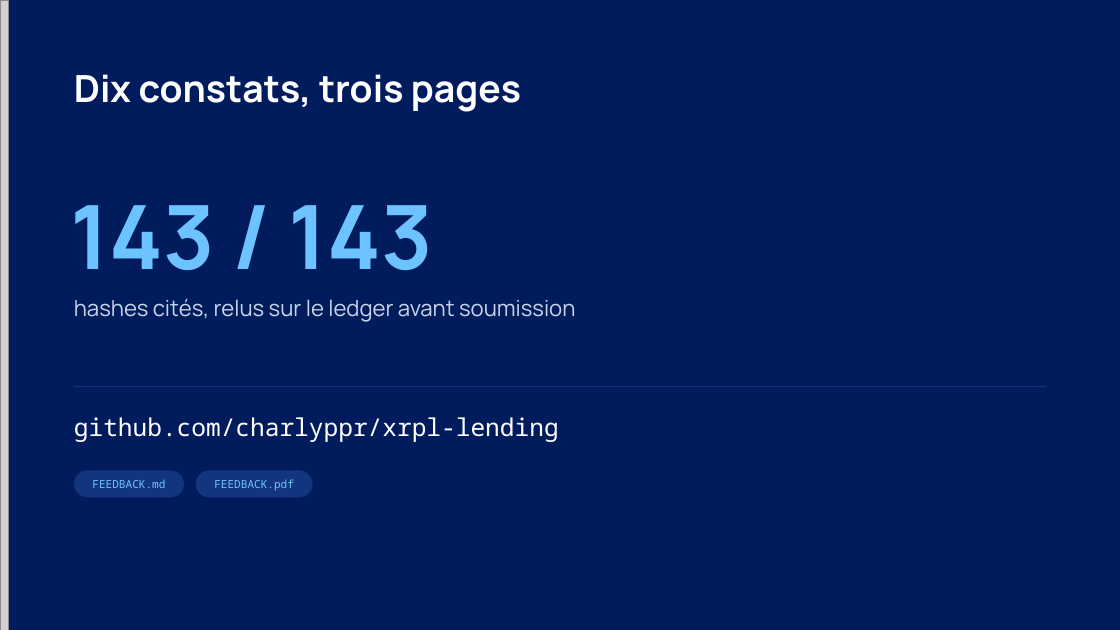
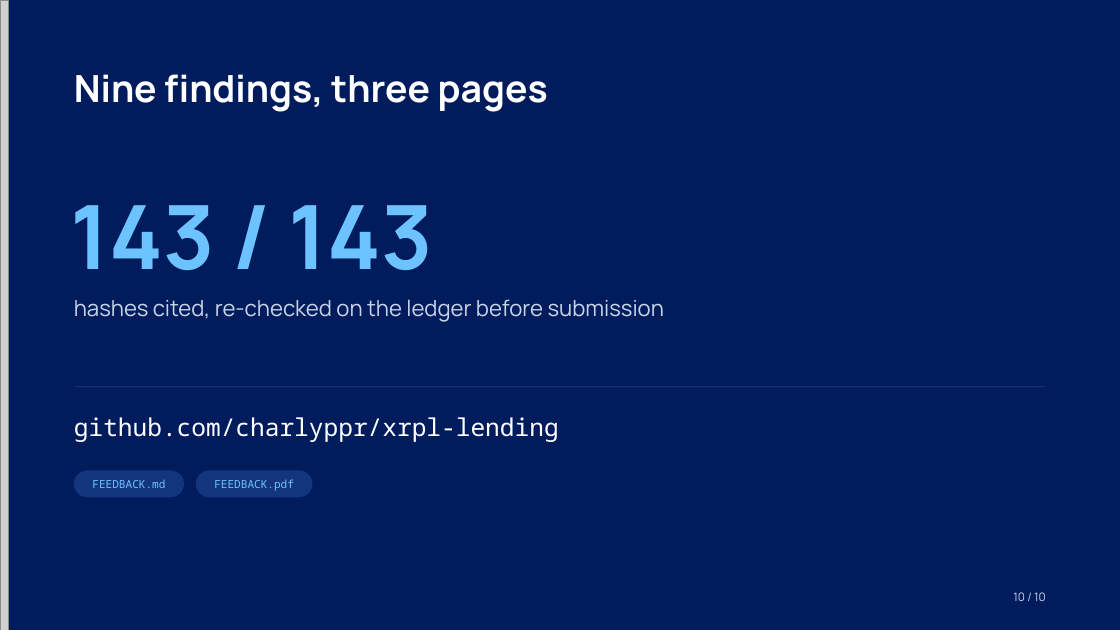
Before and after one commit to charlyppr/exit-lane-xrpl, a slide deck: slide 10 of deck/exit-lane.pptx. Drawn at 1120x630 pixels with LibreOffice and Linux fonts; fonts in the diff are those of the drawing; grey boxes stand for pictures. Boxes give left, top, right and bottom in pixels: in the first picture for what was removed or moved away, otherwise in the second. Text is boxed around its words. In the diff, an @@ line names an element or a change of style, - is before the commit and + after.

```diff
--- a/deck/exit-lane.pptx
+++ b/deck/exit-lane.pptx
@@ text at (74, 74, 548, 112): text changed @@
-Dix constats, trois pages
+Nine findings, three pages
@@ text at (74, 299, 664, 322): text changed @@
-hashes cités, relus sur le ledger avant soumission
+hashes cited, re-checked on the ledger before submission
@@ text added at (1013, 592, 1046, 601), 10 pt, text #C9D4E8 @@
+10 / 10
```
Also in this commit, not shown: 8 other slides changed, 1 slide added, 1 slide removed, 4 other files.
